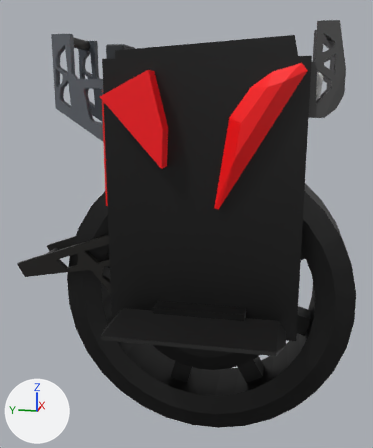
One commit to the glTF model assets/lynx.glb: the scene before it, then after it.
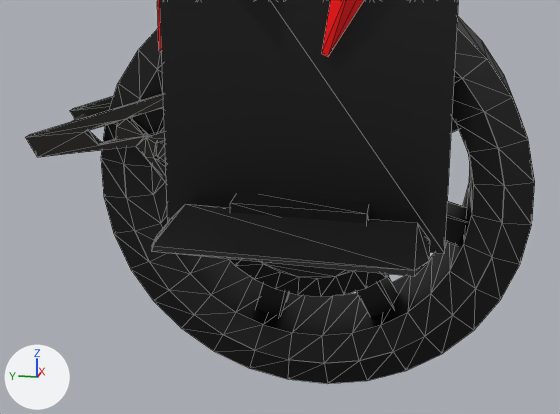
The first picture shows the older version from a 50 mm lens placed at (-5.52, -0.85, 3.72), pointed at (0.02, 0.26, 2.34). The close-ups show both versions on the part from 0% to 100% of the width and 38% to 100% of the height of that picture; other places that the commit changed are outside them. Lighting does not change. The marker at lower left points along +X, +Y and +Z. The close-ups show mesh edges as thin lines. Where no turn or scale is listed for an object, it has been applied to the vertices. Vertices at the same position are counted once.

The scene before the commit, as lines of its bpy script (objects in view):
```python
me_куб_017 = bpy.data.meshes.new('Куб.017')
me_куб_017.from_pydata(...)  # 40 vertices, 88 faces; spans x -0.569..-0.508, y -0.569..0.69, z -0.966..-0.048
me_куб_017.materials.append(mat_материал_010)  # black #181613
me_куб_030 = bpy.data.meshes.new('Куб.030')
me_куб_030.from_pydata(...)  # a box spanning x -0.035..0.201, y -0.474..0.474, z -0.201..-0.004
me_куб_030.materials.append(mat_материал_014)  # black #000000
me_куб_047 = bpy.data.meshes.new('Куб.047')
me_куб_047.from_pydata(...)  # 412 vertices, 804 faces; spans x -2.7..2.7, y -15.3..15.3, z -1.2..1.2
me_куб_047.materials.append(mat_материал_023)  # black #000000
ob_spinningwheel = bpy.data.objects.new('SpinningWheel', me_куб_047)
ob_spinningwheel.location = (0.0, 0.0, 1.591)
ob_spinningwheel.rotation_euler = (1.848, 0.0, 0.0)  # degrees (106, 0, 0)
ob_spinningwheel.scale = (0.131, 0.104, 1.29)
ob_куб_008 = bpy.data.objects.new('Куб.008', me_куб_017)
ob_куб_008.location = (0.153, 1.44, 2.382)
ob_куб_019 = bpy.data.objects.new('Куб.019', me_куб_030)
ob_куб_019.location = (-0.628, 0.0, 1.599)
# also in view: 'Куб.024' at (-0.47, -0.55, 3.33); 'Куб.018' at (-0.91, 0.01, 1.44); 'Куб' at (-0.02, 0.0, 2.68)
```
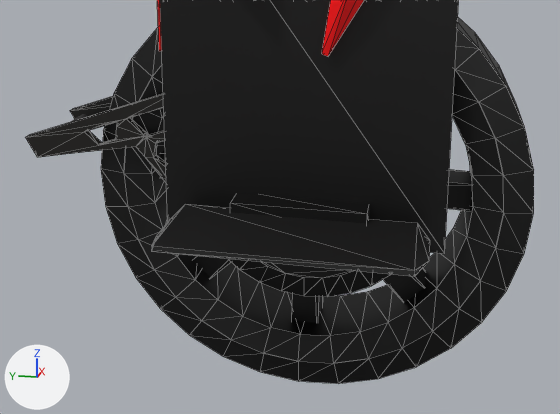
Where the newer file only moved an object's origin or applied its transform, the numbers keep the older frame.

Pixel boxes [x1, y1, x2, y2] of what changed, in the close-ups (560 x 414 px; the box of a moved part takes in the faces that stretch with it):
```json
{"object": "SpinningWheel", "change": "reshaped, moved, turned, rescaled", "before": [101, 17, 535, 384], "after": [101, 17, 534, 384]}
{"part": 1, "of": "me_куб_047", "change": "moved or reshaped", "before": [451, 117, 459, 133], "after": [383, 268, 425, 302]}
{"part": 2, "of": "me_куб_047", "change": "moved or reshaped", "before": [229, 259, 390, 297], "after": [229, 259, 391, 297]}
{"part": 3, "of": "me_куб_047", "change": "moved or reshaped", "before": [356, 276, 396, 317], "after": [194, 256, 231, 278]}
{"part": 4, "of": "me_куб_047", "change": "moved or reshaped", "before": [162, 140, 467, 246], "after": [291, 293, 323, 323]}
{"part": 5, "of": "me_куб_047", "change": "moved or reshaped", "before": [256, 283, 289, 317], "after": [160, 150, 472, 211]}
{"part": 6, "of": "me_куб_047", "change": "added", "after": [101, 17, 534, 384], "on screen": "black"}
```

Edits to the scene script, one JSON object a line:
```json
{"block": "me_куб_047", "where": "# used by ob_spinningwheel; location = (0.0, 0.0, 1.591); rotation_euler = (1.848, 0.0, 0.0), in degrees (106, 0, 0); scale = (0.131, 0.104, 1.29)"}
{"op": "remove", "block": "me_куб_047", "code": "me_куб_047.from_pydata(...)  # 412 vertices, 804 faces; spans x -2.7..2.7, y -15.3..15.3, z -1.2..1.2"}
{"op": "add", "block": "me_куб_047", "code": "me_куб_047.from_pydata(...)  # 410 vertices, 800 faces; spans x -0.4..0.4, y -1.6..1.6, z 0.0..3.2"}
{"block": "me_куб_047", "change": "me_куб_047 part 1: the loose piece of 8 vertices spanning x -1.0..1.0, y -9.5..9.5, z -0.8..0.8 is scaled about its middle by (0.131, -0.101, -1.32), then moved by (0.0, 0.0, 1.6)"}
{"block": "me_куб_047", "change": "me_куб_047 part 2: the loose piece of 128 vertices spanning x -1.9..1.9, y -8.8..8.8, z -0.7..0.7 is multiplied about its middle by the matrix ((0.131, 0.0, 0.0), (0.0, 0.075, 0.886), (0.0, -0.071, 0.938)), then moved by (0.0, 0.0, 1.6)"}
{"block": "me_куб_047", "change": "me_куб_047 part 3: the loose piece of 8 vertices spanning x -1.0..1.0, y -9.5..9.5, z -0.8..0.8 is scaled about its middle by (0.131, 0.107, 1.25), then moved by (0.0, 0.0, 1.6)"}
{"block": "me_куб_047", "change": "me_куб_047 part 4: the loose piece of 8 vertices spanning x -1.0..1.0, y -1.0..1.0, z -1.0..1.0 is scaled about its middle by (0.131, -0.104, -1.29), then moved by (0.0, 0.0, 1.6)"}
{"block": "me_куб_047", "change": "me_куб_047 part 5: the loose piece of 8 vertices spanning x -1.0..1.0, y -12.4..12.4, z -0.1..0.1 is scaled about its middle by (0.131, -0.104, -1.3), then moved by (0.0, 0.0, 1.6)"}
{"block": "me_куб_047", "change": "me_куб_047 part 6: a new loose piece of 250 vertices spanning x -0.4..0.4, y -1.6..1.6, z 0.0..3.2, in mat_материал_023 (black #000000)"}
{"op": "set", "path": "ob_spinningwheel.rotation_euler", "old": "(1.848, 0.0, 0.0)", "new": "(0.0, 0.0, 0.0)", "note": "degrees (106, 0, 0) -> degrees (0, 0, 0)"}
{"op": "set", "path": "ob_spinningwheel.scale", "old": "(0.131, 0.104, 1.29)", "new": "(1.0, 1.0, 1.0)"}
{"op": "set", "path": "ob_spinningwheel.location", "old": "(0.0, 0.0, 1.591)", "new": "(0.0, 0.0, 0.0)"}
```
